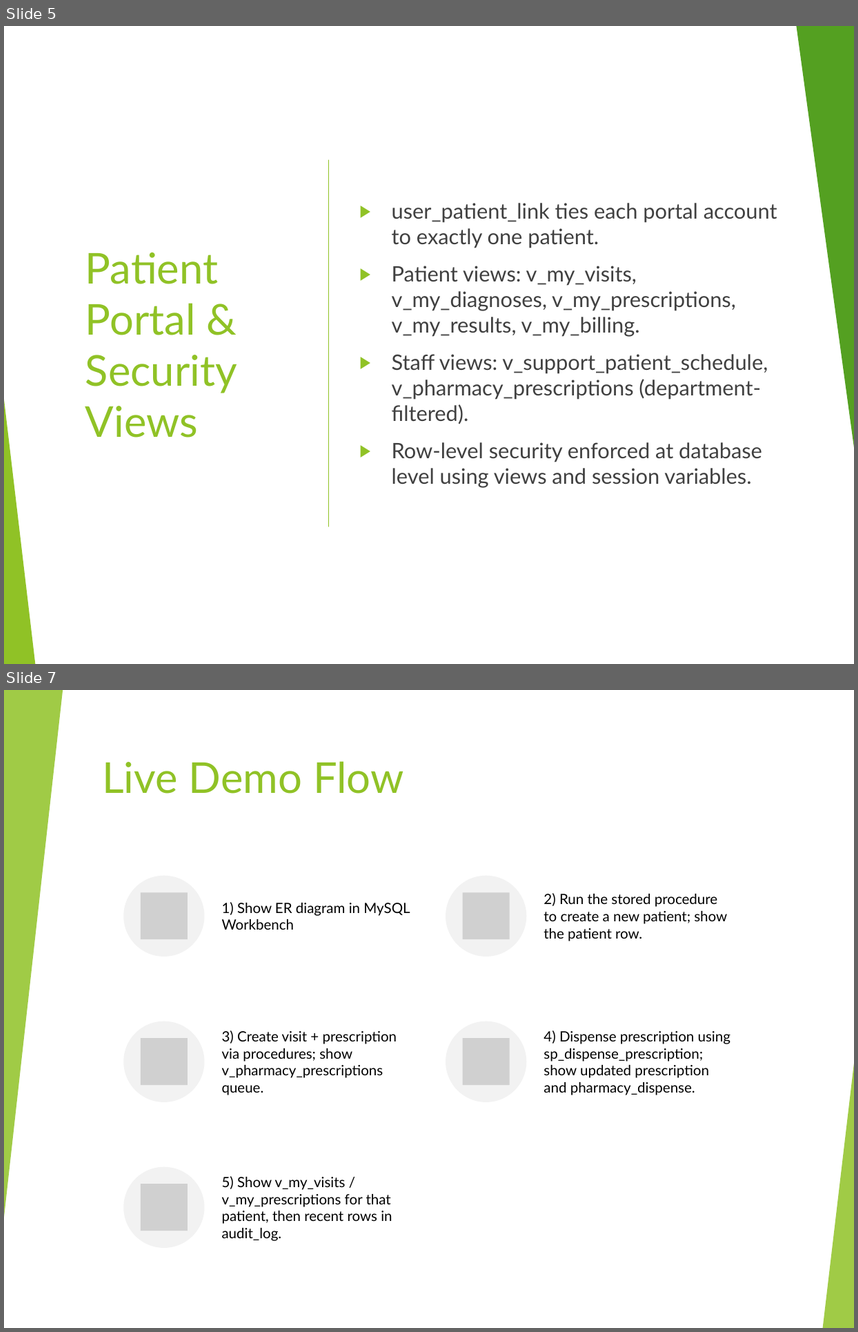
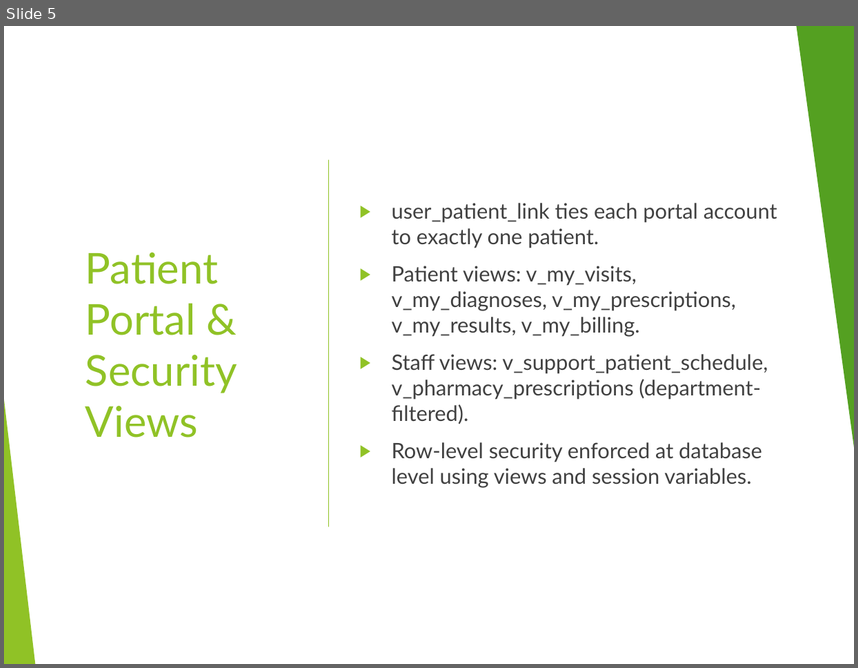
Before and after one commit to prakasamv-uncc/studentClinicAPI, a slide deck: Reports_And_Docs/Student_Clinic_EMR_Project_2.pptx. Shown one above the other, each under a label of ours: slides 5 and 7 before the commit, slide 5 after it; the slides between them are not shown. The pictures are 858x1332 and 858x668 pixels, drawn with LibreOffice and Linux fonts; fonts in the diff are those of the drawing; grey boxes stand for pictures. Boxes give left, top, right and bottom in pixels: in the first picture for what was removed or moved away, otherwise in the second. Text is boxed around its words. In the diff, an @@ line names an element or a change of style, - is before the commit and + after.

```diff
--- a/Reports_And_Docs/Student_Clinic_EMR_Project_2.pptx
+++ b/Reports_And_Docs/Student_Clinic_EMR_Project_2.pptx
@@ slide 7 removed at box(4, 690, 854, 1328), background #FFFFFF; not listed: 10 template elements that a slide beside it also shows @@
@@ rectangle removed at box(4, 690, 854, 1328) @@
@@ triangle removed at box(4, 690, 63, 1217) @@
@@ title removed at box(102, 761, 404, 793) @@
-Live Demo Flow
@@ triangle removed at box(822, 1063, 854, 1328) @@
@@ group removed at box(124, 876, 731, 1248): 5 ellipses, 5 pictures, 5 texts @@
-1) Show ER diagram in MySQL Workbench
-2) Run the stored procedure to create a new patient; show the patient row.
-3) Create visit + prescription via procedures; show v_pharmacy_prescriptions queue.
-4) Dispense prescription using sp_dispense_prescription; show updated prescription and pharmacy_dispense.
-5) Show v_my_visits / v_my_prescriptions for that patient, then recent rows in audit_log.
```
Also in this commit, not shown: 1 slide added, 2 other files.
